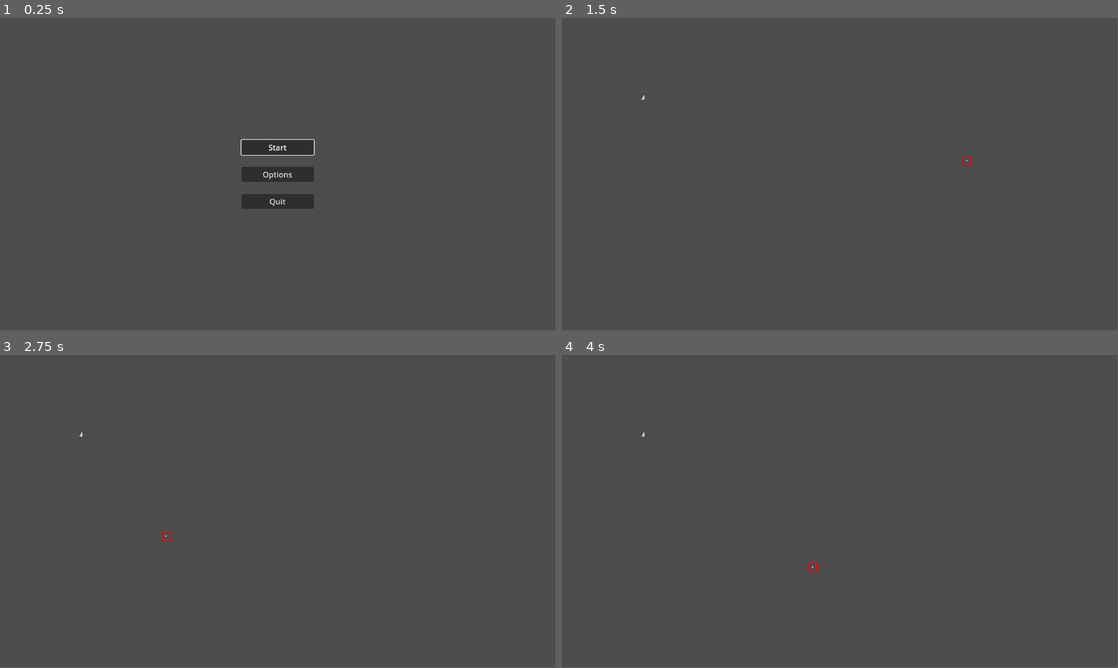
Above: before the commit, frames 1-4 (two rows, left to right).
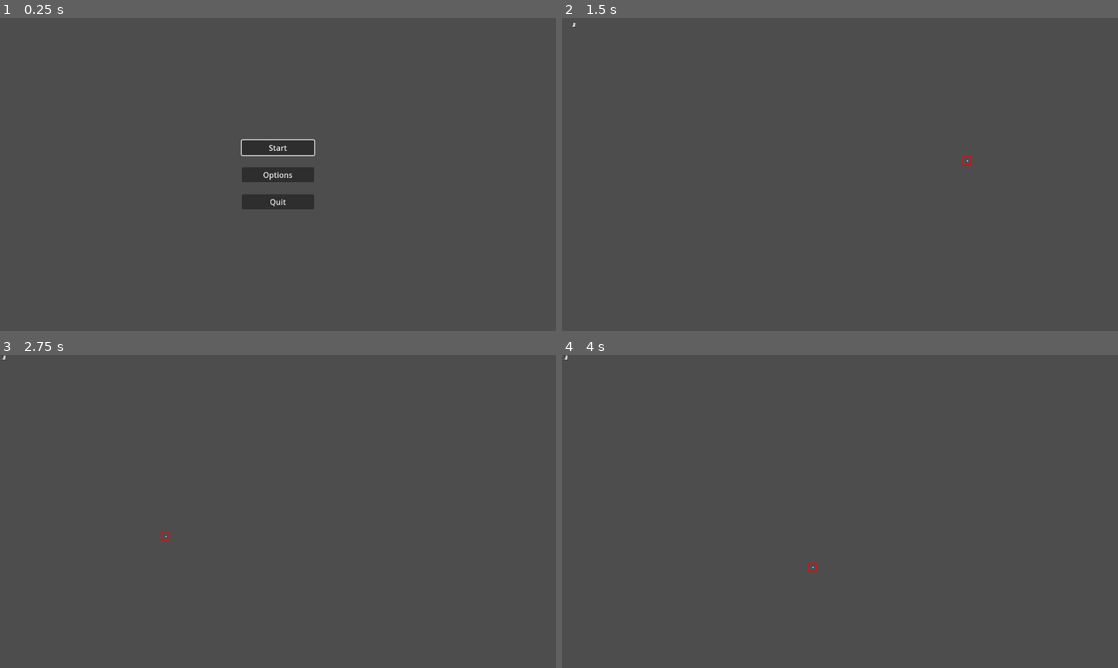
Above: after the commit, the same moments.

Repository: MatthieuD134/project-gwj63
Game: Godot game, scene res://menus/main_menu.tscn
Same seed, same stepped clock (60 frames per second), same inputs: the game is played once before the commit and once after it. The engine's default icon, where the game draws it, is replaced by a stand-in: a white triangle on a blue panel in a dark square.
Inputs (mouse positions are in pixels of both pictures, inside the frame that each line leads up to):
- Up to frame 1 (0.25 s): no input
- Up to frame 2 (1.5 s): click "Start" at 0.5 s; tap Enter (ui_accept) at 1.25 s; move the mouse to (962, 158) at 1.27 s; press the mouse at (962, 158) at 1.28 s; hold Right (ui_right) from 1.28 s (still down)
- Up to frame 3 (2.75 s): tap Enter (ui_accept) at 1.52, 2, 2.27 s; move the mouse to (166, 527) at 2.02 s; release Right (ui_right) at 2.03 s; release the mouse at (166, 527) at 2.03 s; hold Down (ui_down) from 2.03 s (still down); click (166, 527) at 2.1 s
- Up to frame 4 (4 s): tap Enter (ui_accept) at 2.75, 3.5, 3.77 s; move the mouse to (895, 442) at 2.77 s; release Down (ui_down) at 2.78 s; press the mouse at (895, 442) at 2.78 s; hold Right (ui_right) 2.78-3.53 s; move the mouse to (812, 574) at 3.52 s; release the mouse at (812, 574) at 3.53 s; hold Up (ui_up) from 3.53 s (still down); click (812, 574) at 3.6 s
In our replay, the window is 799x449 before the commit and 800x450 after it. These sizes can differ from the game's own. Grey fills any space a smaller window leaves; there, only what the larger window draws over its background counts as a difference.

The runs differ from the first frame. In frame 1, 0.2% of the frame differs, in the area x 43-57%, y 38-61%; in frame 2, less than 0.1%; in frame 3, less than 0.1%; in frame 4, less than 0.1%.

Commit message:
fix the pathfinding and player movement

Diff:
--- a/entities/player/player.gd
+++ b/entities/player/player.gd
@@ -13,6 +13,7 @@
 # --------------------
 
 signal walk_finished()
+signal cell_changed(prev_cell: Vector2, new_cell: Vector2, unit: Unit)
 
 
 
@@ -25,7 +26,7 @@
 # We'll use this to limit the cells the player can move to.
 @export var move_range := 6
 # The player's move speed in pixels, when it's moving along a path.
-@export var move_speed := 32.0
+@export var move_speed := 16.0
 
 # Coordinates of the grid's cell the player is on.
 var cell := Vector2.ZERO : set = set_cell
@@ -33,6 +34,7 @@
 # Through its setter function, the `_is_walking` property toggles processing for the player.
 # See `_set_is_walking()` at the bottom of this code snippet.
 var _is_walking := false : set = _set_is_walking
+var can_move := true
 
 @onready var _path_follow: PathFollow2D = $PathFollow2D
 
@@ -45,6 +47,7 @@
 # When changing the `cell`'s value, we don't want to allow coordinates outside the grid, so we clamp
 # them.
 func set_cell(value: Vector2) -> void:
+	emit_signal("cell_changed", cell, value, self)
 	cell = grid.clamp(value)
 
 
@@ -89,6 +92,10 @@
 	# The great thing about this is it moves an exact number of pixels taking turns into account.
 	_path_follow.progress += move_speed * delta
 
+	var new_cell = grid.calculate_grid_coordinates(_path_follow.global_position)
+	if cell != new_cell:
+		cell = new_cell
+
 	# When we increase the `progress` above, the 'progress_ratio` also updates. It represents how far you
 	# are along the `curve` in percent, where a value of `1.0` means you reached the end.
 	# When that is the case, the unit is done moving.
@@ -110,19 +117,27 @@
 # Starts walking along the `path`.
 # `path` is an array of grid coordinates that the function converts to map coordinates.
 func walk_along(path: PackedVector2Array) -> void:
-	if path.is_empty():
+	if path.is_empty() or not can_move:
 		return
+	if curve.get_point_count() > 0:
+		await interupt_walk()
+	curve.clear_points()
+	curve.add_point(Vector2.ZERO)
 
 	# This code converts the `path` to points on the `curve`. That property comes from the `Path2D`
 	# class the Unit extends.
-	curve.add_point(Vector2.ZERO)
 	for point in path:
 		curve.add_point(grid.calculate_map_position(point) - position)
-	# We instantly change the unit's cell to the target position. You could also do that when it
-	# reaches the end of the path, using `grid.calculate_grid_coordinates()`, instead.
-	# I did it here because we have the coordinates provided by the `path` argument.
-	# The cell itself represents the grid coordinates the unit will stand on.
-	cell = path[-1]
 	# The `_is_walking` property triggers the move animation and turns on `_process()`. See
 	# `_set_is_walking()` below.
 	self._is_walking = true
+
+func interupt_walk():
+	if grid.calculate_map_position(cell) == position: return
+	can_move = false
+	curve.clear_points()
+	curve.add_point(Vector2.ZERO)
+	curve.add_point(grid.calculate_map_position(cell) - position)
+	self._is_walking = true
+	await self.walk_finished
+	can_move = true
--- a/entities/player/player.tscn
+++ b/entities/player/player.tscn
@@ -5,6 +5,7 @@
 
 [node name="Player" type="Path2D"]
 script = ExtResource("1_0wl2v")
+move_speed = 32.0
 
 [node name="PathFollow2D" type="PathFollow2D" parent="."]
 rotates = false
--- a/project.godot
+++ b/project.godot
@@ -15,6 +15,11 @@
 config/features=PackedStringArray("4.1", "Forward Plus")
 config/icon="res://icon.svg"
 
+[display]
+
+window/stretch/mode="viewport"
+window/stretch/aspect="expand"
+
 [input]
 
 click={
--- a/scenes/common/GameBoard.gd
+++ b/scenes/common/game_board.gd
@@ -118,11 +118,6 @@
 	if is_occupied(new_cell) or not new_cell in walkable_cells:
 		return
 
-	# When moving a unit, we need to update our `_units` dictionary. We instantly save it in the
-	# target cell even if the unit itself will take time to walk there.
-	# While it's walking, the player won't be able to issue new commands.
-	_units.erase(player.cell)
-	_units[new_cell] = player
 	# We then ask the unit to walk along the path stored in the UnitPath instance and wait until it
 	# finished.
 	player.walk_along(_pathfinder.calculate_point_path(player.cell, new_cell))
@@ -131,3 +126,9 @@
 
 func _on_cursor_accept_pressed(cell):
 	_move_player(cell)
+
+
+
+func _on_player_cell_changed(prev_cell, new_cell, unit):
+	_units.erase(prev_cell)
+	_units[new_cell] = unit
--- a/scenes/main/main.tscn
+++ b/scenes/main/main.tscn
@@ -3,7 +3,7 @@
 [ext_resource type="PackedScene" uid="uid://ce1ekytxsmo8w" path="res://menus/pause_menu.tscn" id="1_8lp6y"]
 [ext_resource type="PackedScene" uid="uid://dqxxgk3o4nu3m" path="res://entities/cursor/cursor.tscn" id="1_biyqh"]
 [ext_resource type="PackedScene" uid="uid://djaie613d5doi" path="res://entities/player/player.tscn" id="1_v21l4"]
-[ext_resource type="Script" path="res://scenes/common/GameBoard.gd" id="2_3ck6c"]
+[ext_resource type="Script" path="res://scenes/common/game_board.gd" id="2_mfebm"]
 
 [node name="Main" type="Node2D"]
 y_sort_enabled = true
@@ -20,13 +20,14 @@
 visible = false
 
 [node name="GameBoard" type="Node2D" parent="."]
-script = ExtResource("2_3ck6c")
+script = ExtResource("2_mfebm")
 
 [node name="Player" parent="GameBoard" instance=ExtResource("1_v21l4")]
-position = Vector2(160, 160)
+position = Vector2(16, 16)
 
 [node name="Cursor" parent="GameBoard" instance=ExtResource("1_biyqh")]
 
 [node name="Enemies" type="Node2D" parent="GameBoard"]
 
+[connection signal="cell_changed" from="GameBoard/Player" to="GameBoard" method="_on_player_cell_changed"]
 [connection signal="accept_pressed" from="GameBoard/Cursor" to="GameBoard" method="_on_cursor_accept_pressed"]
